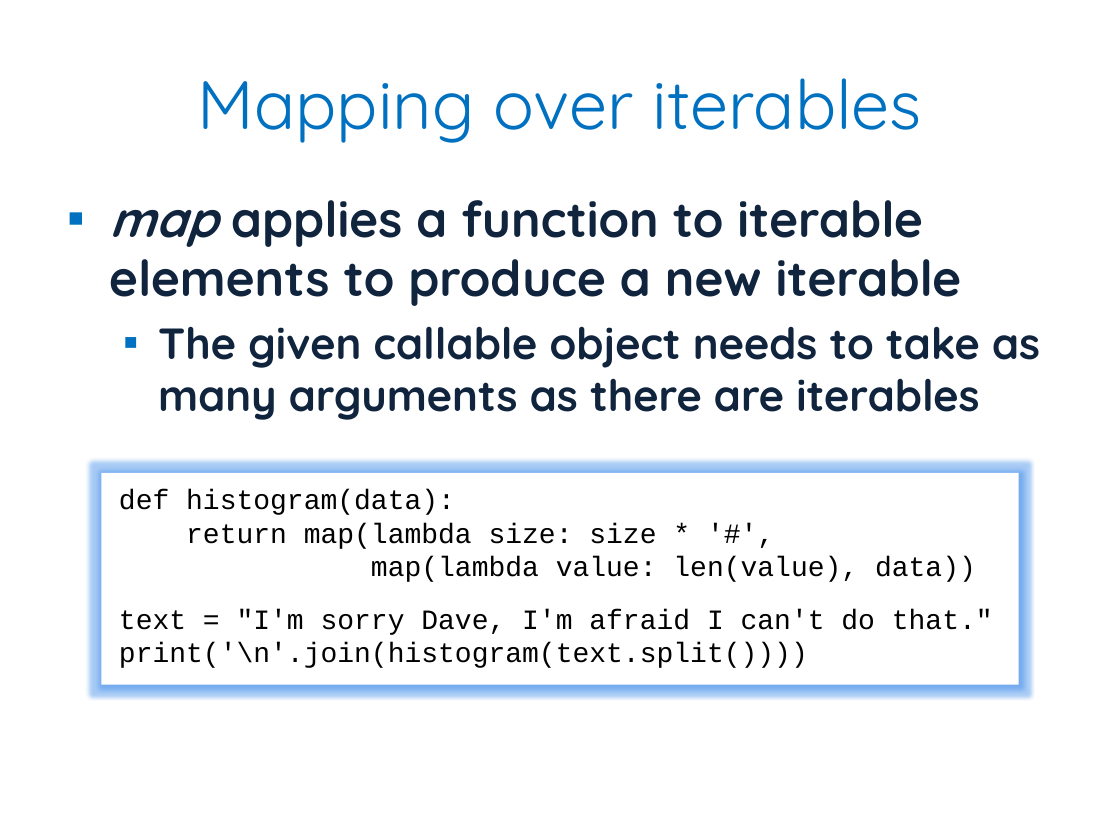
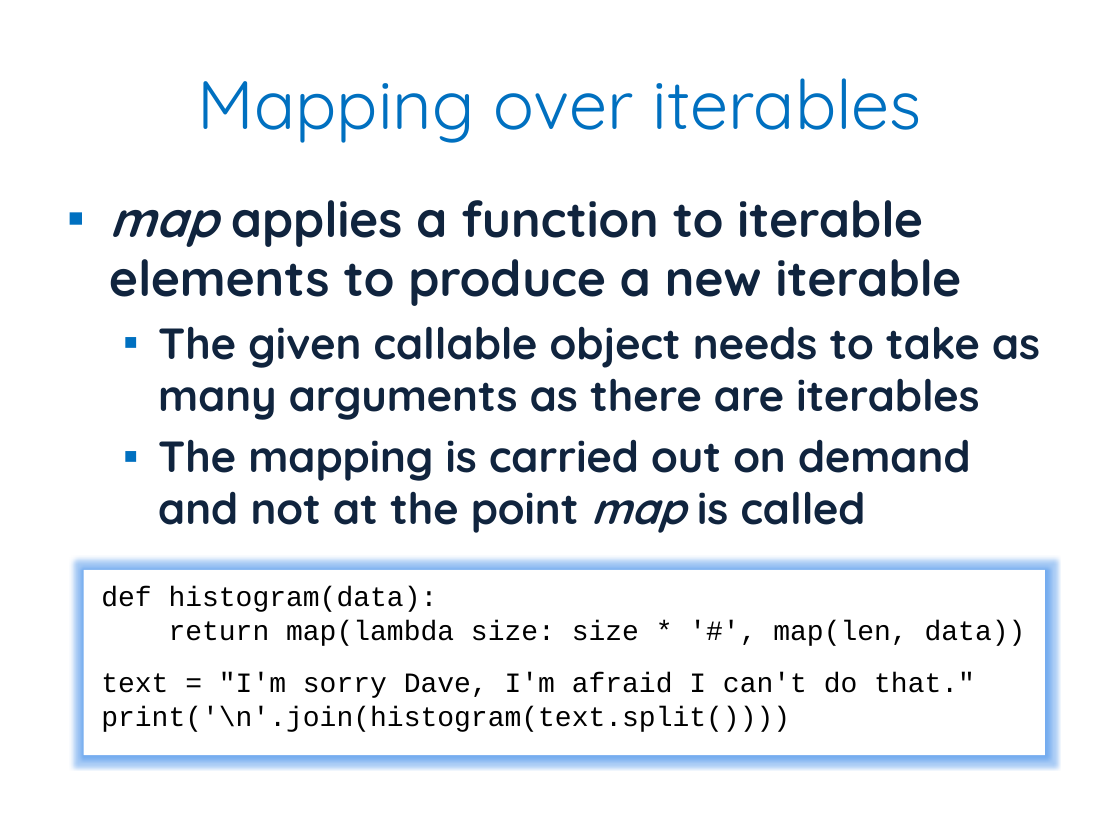
Before and after one commit to JonJagger/two-day-courses, a slide deck: slide 140 of pf/Python Foundation.pptx. Drawn at 1120x840 pixels with LibreOffice and Linux fonts; fonts in the diff are those of the drawing. Boxes give left, top, right and bottom in pixels: in the first picture for what was removed or moved away, otherwise in the second. Text is boxed around its words. In the diff, an @@ line names an element or a change of style, - is before the commit and + after.

```diff
--- a/pf/Python Foundation.pptx
+++ b/pf/Python Foundation.pptx
@@ text at [158,439,971,533]: paragraph added @@
+  ▪ The mapping is carried out on demand and not at the point map is called
@@ rectangle "def histogram(data):": place and size @@
-rectangle "def histogram(data):" at [102,473,1019,684]
+rectangle "def histogram(data):" at [84,570,1045,755]
@@ text in rectangle at [169,620,1026,646]: text changed @@
-return map(lambda size: size * '#',
-map(lambda value: len(value), data))
+return map(lambda size: size * '#', map(len, data))
```
Also in this commit, not shown: 7 other slides changed, 1 other file.
